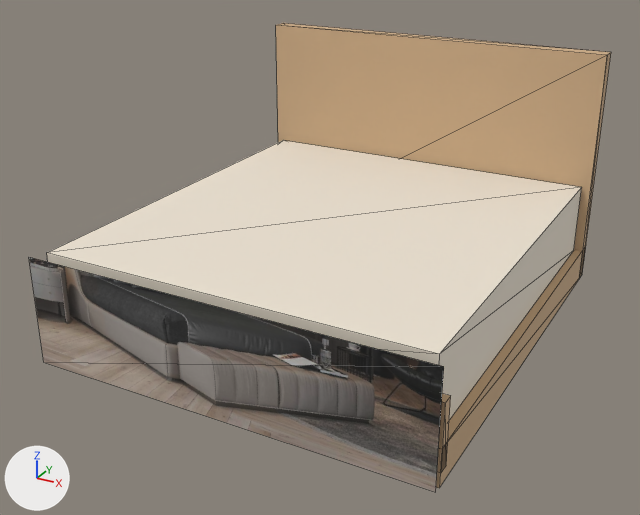
Before and after pictures for a commit that changed the glTF model storage/picture/mocan-70.glb.
The view is the same before and after, from a 50 mm lens placed at (1.73, -3.36, 1.94), pointed at (-0.03, -0.15, 0.34). The axes (+X, +Y, +Z) are drawn at lower left. The lights are the same throughout. The older version comes first. Mesh edges are drawn as thin lines. Vertices at exactly the same position are counted once.

Names of what the first picture shows: 'furniture'.
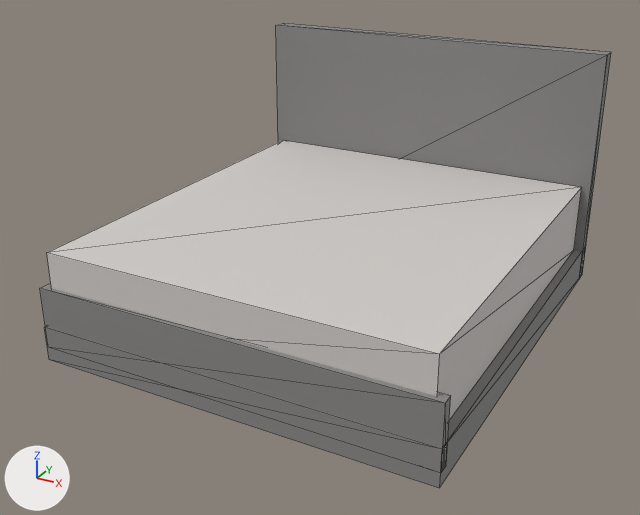
Scene script edits in JSON lines:
```json
{"op": "set", "path": "mat_wood.base_color", "old": "(0.62, 0.42, 0.24)", "new": "(0.251, 0.247, 0.243)", "note": "beige #cead86 -> grey #898887"}
{"op": "set", "path": "mat_cushion.base_color", "old": "(0.86, 0.78, 0.66)", "new": "(0.647, 0.616, 0.592)", "note": "pale yellow #efe5d4 -> light grey #d2ceca"}
{"block": "me_mesh_0", "where": "# used by ob_furniture; location = (0.0, 0.0, 0.0)"}
{"op": "remove", "block": "me_mesh_0", "code": "me_mesh_0.from_pydata(...)  # 34 vertices, 50 faces; spans x -0.9..0.9, y -1.03..1.0, z 0.0..1.15"}
{"op": "add", "block": "me_mesh_0", "code": "me_mesh_0.from_pydata(...)  # 30 vertices, 48 faces; spans x -0.9..0.9, y -1.0..1.0, z 0.0..1.15"}
{"block": "me_mesh_0", "change": "me_mesh_0 part 1: the loose piece of 4 vertices spanning x -0.9..0.9, y -1.03, z 0.0..0.5 is deleted"}
{"op": "remove", "block": "me_mesh_0", "code": "me_mesh_0.materials.append(mat_photo)  # picture img_image_0"}
```

Boxes (x1, y1, x2, y2) around the edits, measured in the pictures (640 x 515 px):
```json
{"object": "furniture", "change": "recoloured, reshaped", "before": [29, 23, 611, 492], "after": [40, 23, 611, 488]}
{"part": 1, "of": "me_mesh_0", "change": "deleted", "before": [29, 257, 444, 492]}
```
